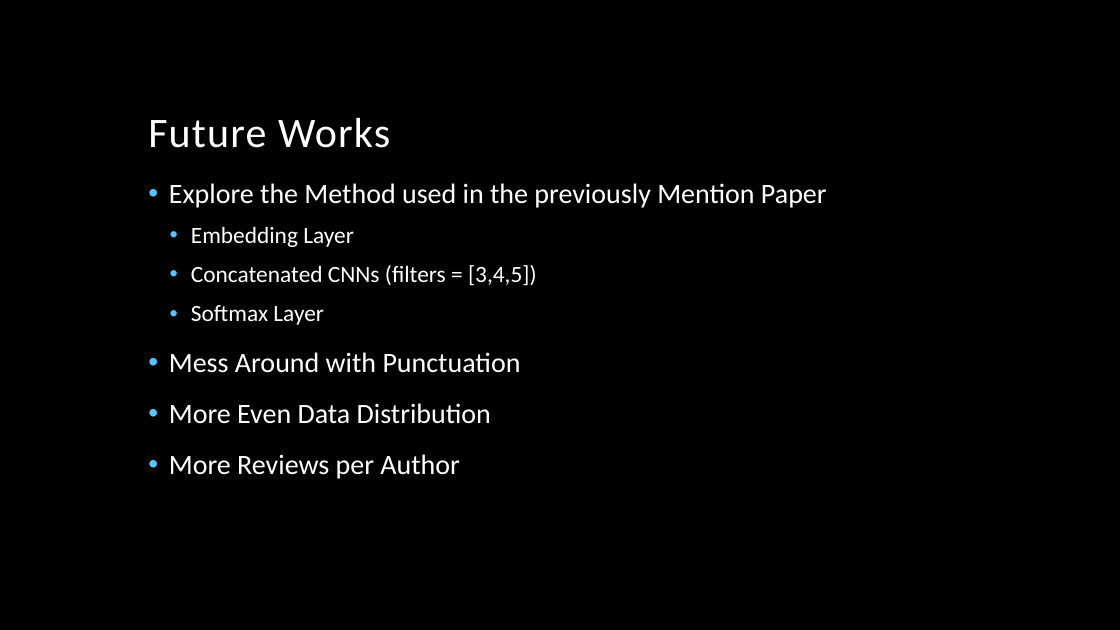
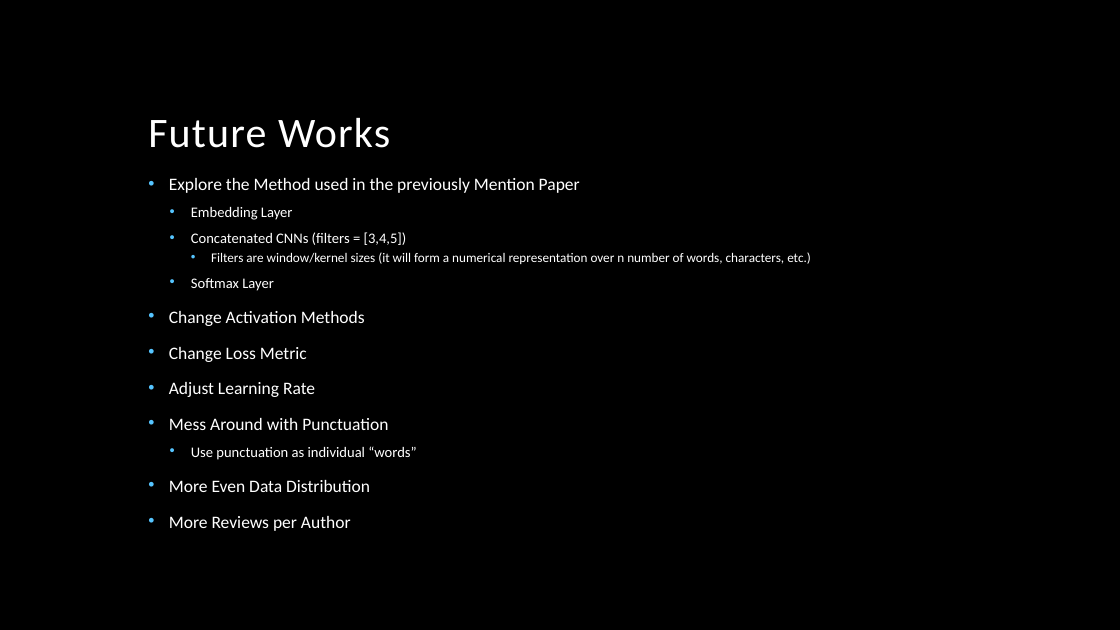
Before and after one commit to CSCI4850/S18-team0-project, a slide deck: slide 9 of NN_FINAL.pptx. Drawn at 1120x630 pixels with LibreOffice and Linux fonts; fonts in the diff are those of the drawing; background and template pictures are left out. Boxes give left, top, right and bottom in pixels: in the first picture for what was removed or moved away, otherwise in the second. Text is boxed around its words. In the diff, an @@ line names an element or a change of style, - is before the commit and + after.

Commit message:
Added a little bit to future works slide

```diff
--- a/NN_FINAL.pptx
+++ b/NN_FINAL.pptx
@@ text at (169, 178, 580, 531): size 24 to 15 pt in "Explore the Method used in the previously ...", "Mess Around with Punctuation", "More Even Data Distribution", "More Reviews per Author"; size 20 to 12.5 pt in "Embedding Layer", "Concatenated CNNs (filters = [3,4,5])", "Softmax Layer"; line spacing 0.9 to 0.7 @@
@@ text at (211, 252, 811, 264): paragraph added @@
+    • Filters are window/kernel sizes (it will form a numerical representation over n number of words, characters, etc.)
@@ text at (169, 311, 365, 397): paragraphs added @@
+• Change Activation Methods
+• Change Loss Metric
+• Adjust Learning Rate
@@ text at (191, 446, 416, 460): paragraph added @@
+  • Use punctuation as individual “words”
```
Also in this commit, not shown: 1 other slide changed.
